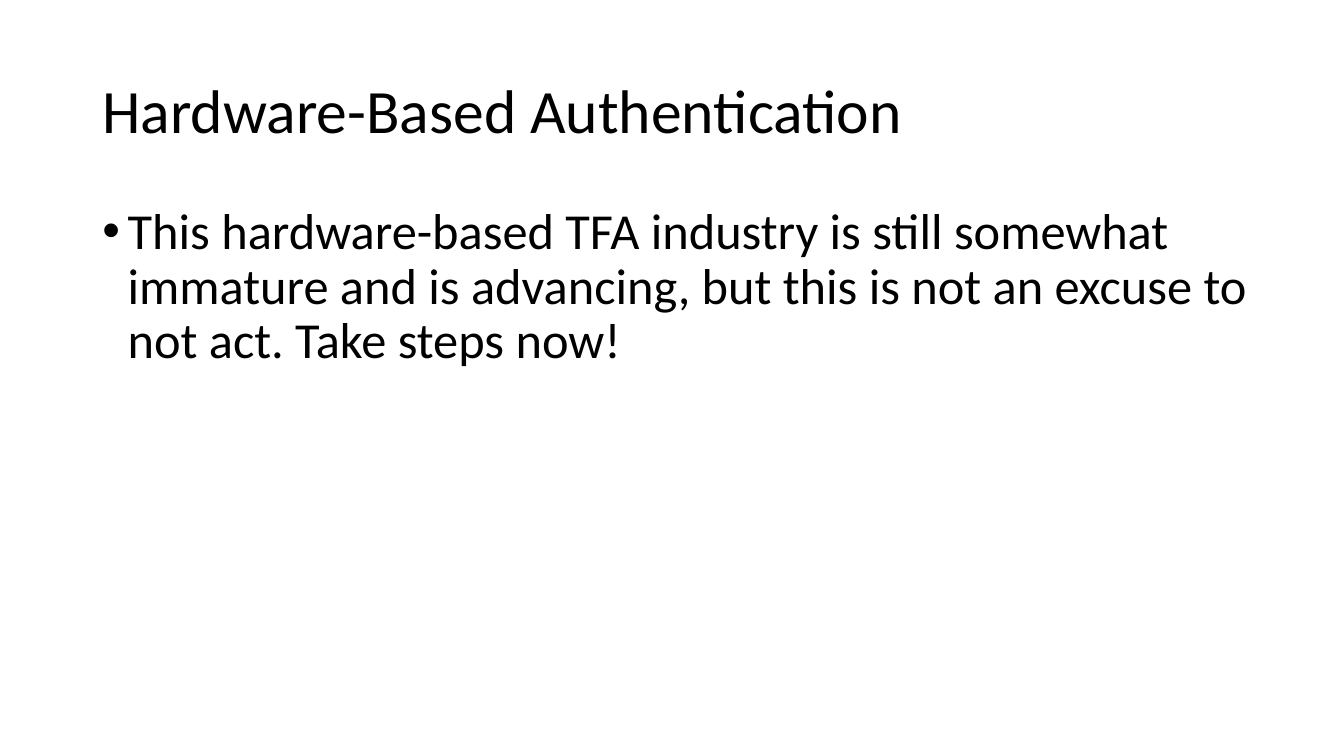
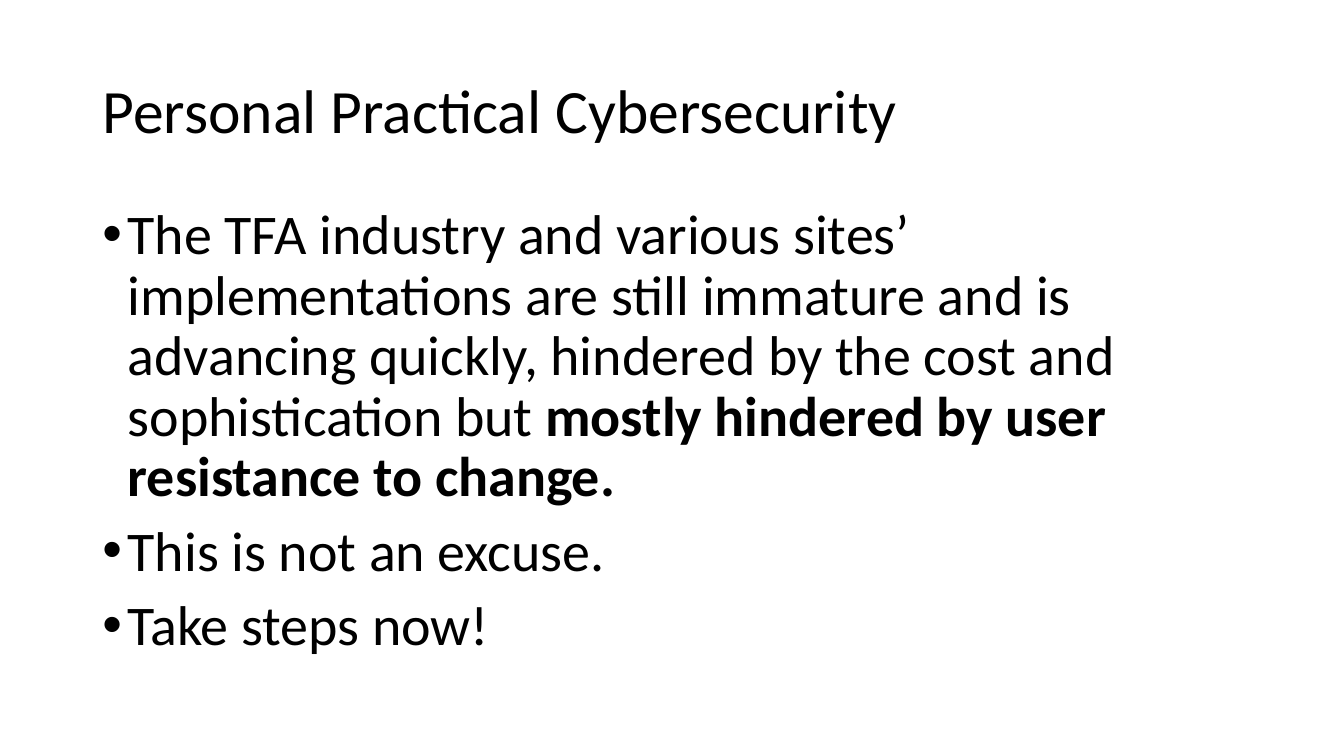
Before and after one commit to williamadba/Public-Presentations, a slide deck: slide 31 of Personal Practical Cybersecurity/Personal Practical Cybersecurity.pptx. Drawn at 1344x756 pixels with LibreOffice and Linux fonts; fonts in the diff are those of the drawing. Boxes give left, top, right and bottom in pixels: in the first picture for what was removed or moved away, otherwise in the second. Text is boxed around its words. In the diff, an @@ line names an element or a change of style, - is before the commit and + after.

```diff
--- a/Personal Practical Cybersecurity/Personal Practical Cybersecurity.pptx
+++ b/Personal Practical Cybersecurity/Personal Practical Cybersecurity.pptx
@@ title at (102,90,896,143): text changed @@
-Hardware-Based Authentication
+Personal Practical Cybersecurity
@@ text at (128,214,1115,654): text changed; size 36 to 40 pt @@
-• This hardware-based TFA industry is still somewhat immature and is advancing, but this is not an excuse to not act. Take steps now!
+• The TFA industry and various sites’ implementations are still immature and is advancing quickly, hindered by the cost and sophistication but mostly hindered by user resistance to change.
+• This is not an excuse.
+• Take steps now!
```
Also in this commit, not shown: 15 other slides changed, 1 slide added, 1 slide removed.
